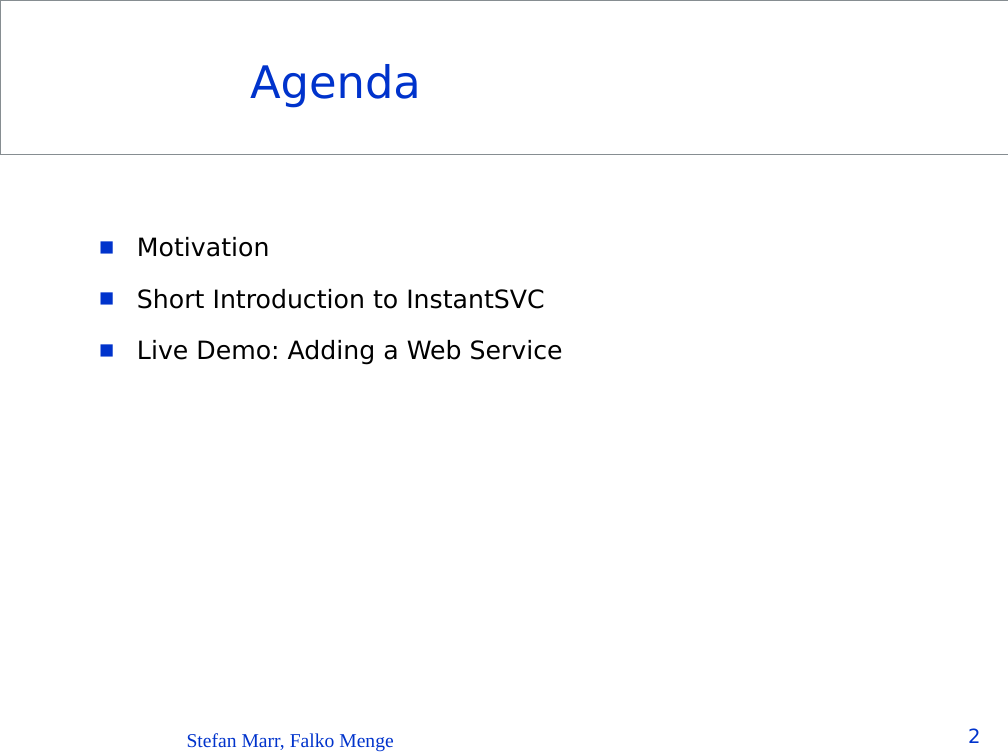
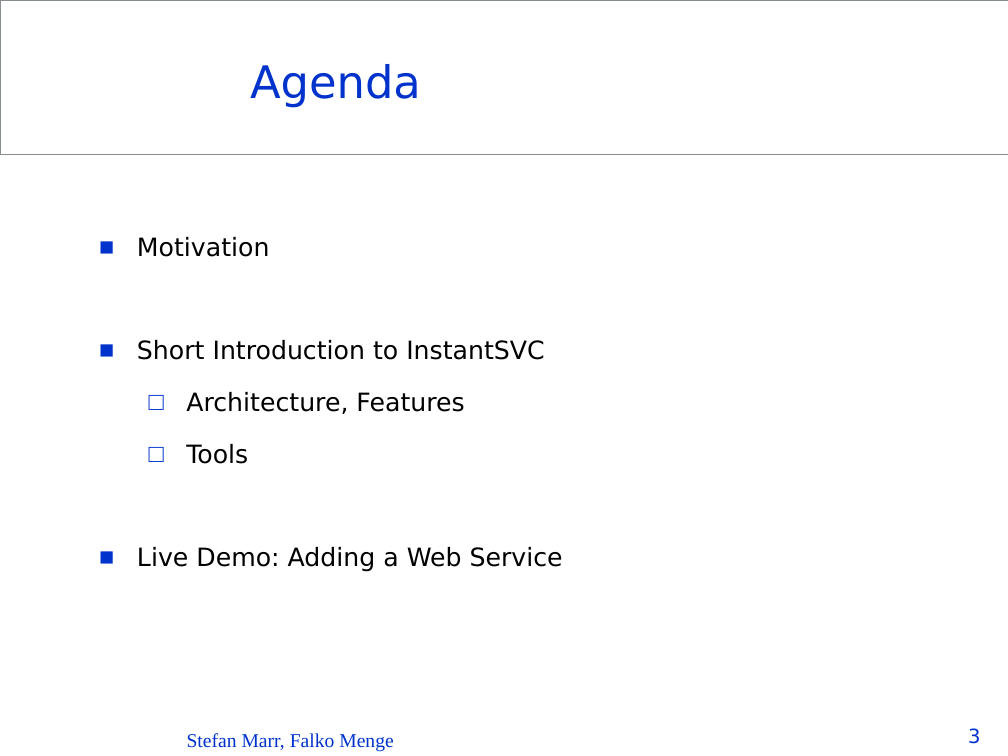
Before and after one commit to Seb35/InstantSVC, a slide deck: slide 3 of doc/presentations/InstantSVC - FrOSCon 2007.ppt (slide 2 before the commit). Drawn at 1008x756 pixels with LibreOffice and Linux fonts; fonts in the diff are those of the drawing; background and template pictures are left out. Boxes give left, top, right and bottom in pixels: in the first picture for what was removed or moved away, otherwise in the second. Text is boxed around its words. In the diff, an @@ line names an element or a change of style, - is before the commit and + after.

```diff
--- a/doc/presentations/InstantSVC - FrOSCon 2007.ppt
+++ b/doc/presentations/InstantSVC - FrOSCon 2007.ppt
@@ text at (186,392,464,464): paragraphs added @@
+    □ Architecture, Features
+    □ Tools
@@ page number at (968,728,980,744): text changed @@
-2
+3
```
Also in this commit, not shown: 4 other slides changed, 5 slides added, 1 other file.
